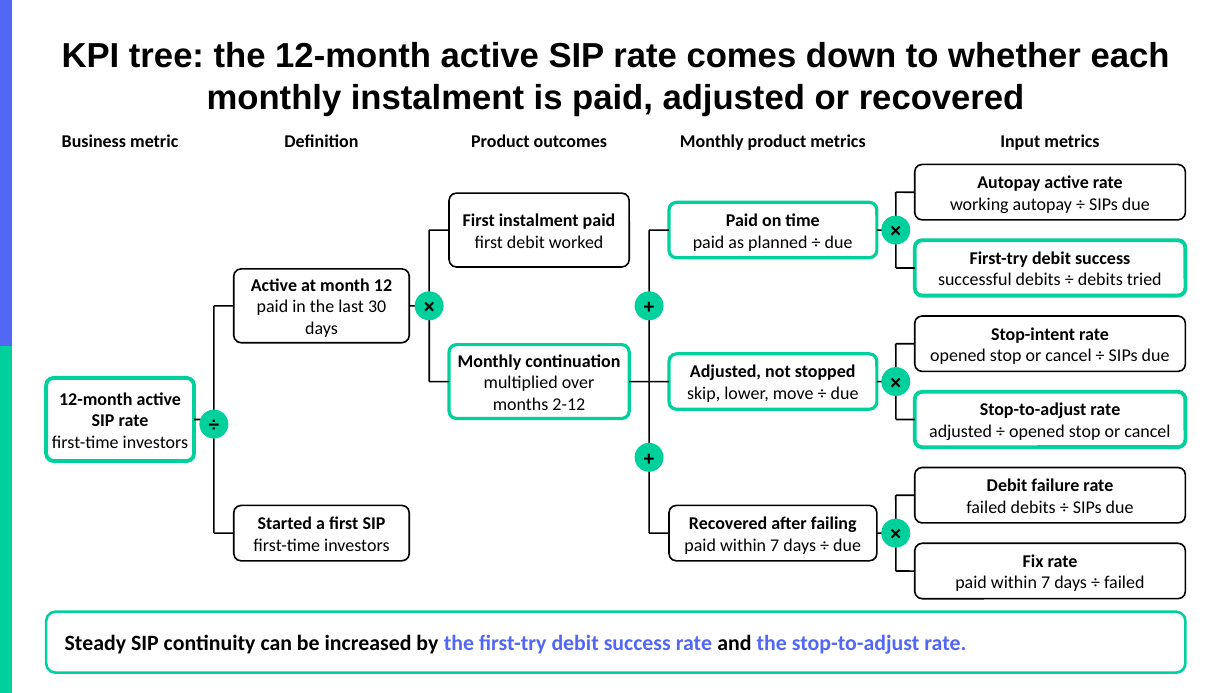
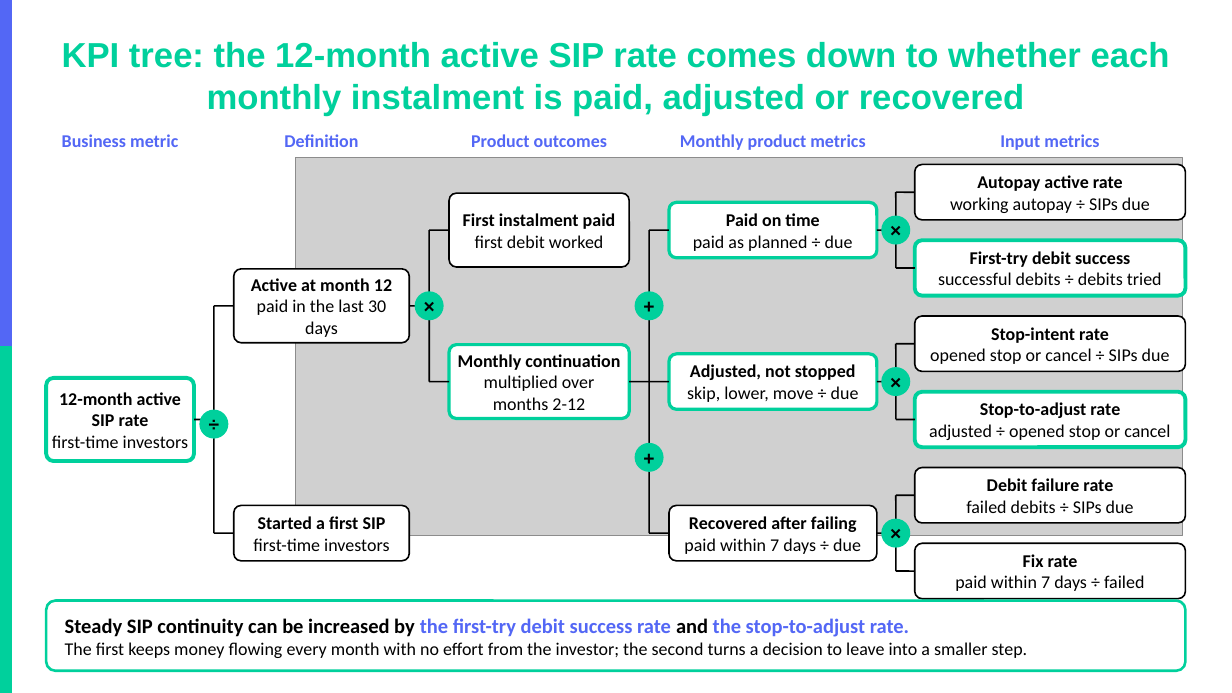
Before and after one commit to akarshita711/NEXTLEAP_GRAD_PROJECT_groww_SIP_research, a slide deck: slide 2 of deck/NL_Groww.pptx. Drawn at 1232x693 pixels with LibreOffice and Linux fonts; fonts in the diff are those of the drawing; grey boxes stand for pictures; background and template pictures are left out. Boxes give left, top, right and bottom in pixels: in the first picture for what was removed or moved away, otherwise in the second. Text is boxed around its words. In the diff, an @@ line names an element or a change of style, - is before the commit and + after.

```diff
--- a/deck/NL_Groww.pptx
+++ b/deck/NL_Groww.pptx
@@ title "KPI tree: the 12-month active ..." at (x1=62, y1=42, x2=1170, y2=116): text colour #000000 to #00D09C @@
@@ text colour #000000 to #5367F5 in 5 elements at (x1=62, y1=134, x2=178, y2=147), (x1=284, y1=134, x2=358, y2=147), (x1=471, y1=134, x2=607, y2=147), (x1=680, y1=134, x2=865, y2=150), (x1=1000, y1=134, x2=1099, y2=150) @@
@@ picture added at (x1=296, y1=157, x2=1183, y2=536) @@
@@ rounded rectangle resized from (x1=46, y1=612, x2=1186, y2=673) to (x1=46, y1=601, x2=1186, y2=671) @@
@@ rounded rectangle at (x1=46, y1=601, x2=1186, y2=671): proportions changed @@
@@ text at (x1=65, y1=618, x2=909, y2=637): size 17 to 16 pt in "Steady SIP continuity can be increased by ..." @@
@@ text "Steady SIP continuity can be ..." moved from (x1=65, y1=634, x2=966, y2=654) to (x1=65, y1=618, x2=1028, y2=658) @@
@@ text at (x1=65, y1=642, x2=1028, y2=658): paragraph added @@
+The first keeps money flowing every month with no effort from the investor; the second turns a decision to leave into a smaller step.
```
Also in this commit, not shown: 9 other slides changed, 19 other files.
